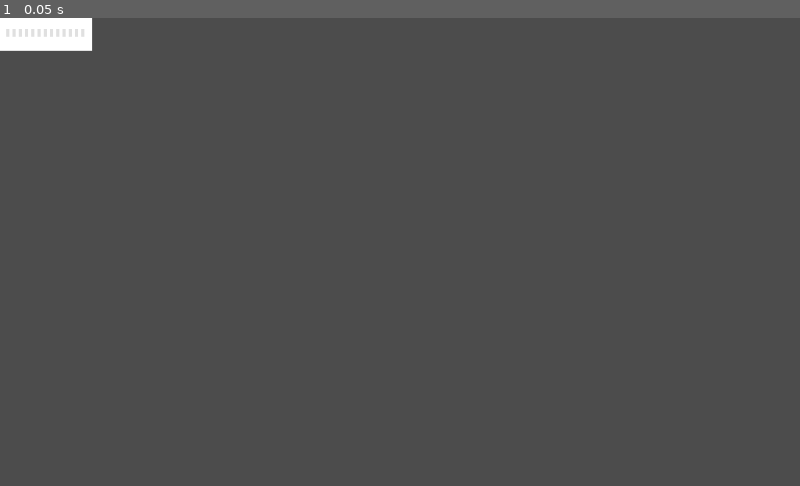
Above: before the commit, frame 1.
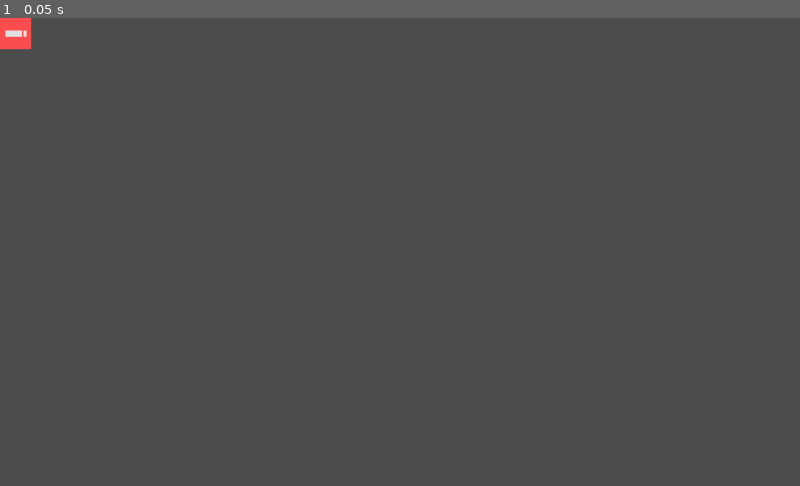
Above: after the commit, the same moment.

Repository: vmjcv/godot_game
Game: Godot game, scene res://scene/long_click_button.tscn
The game is run twice, just before and just after one commit, with the same random seed, the same clock (stepped at 60 frames per second) and the same inputs. The project has no main scene, so this scene is started directly.
Inputs:
- Up to frame 1 (0.05 s): no input

The runs differ from the first frame. In frame 1, 0.8% of the frame differs, in the area x 0-12%, y 0-8%.

Commit message:
add

Diff:
--- a/button_demo/game/main.tscn
+++ /dev/null
@@ -1,22 +0,0 @@
-[gd_scene load_steps=2 format=2]
-
-[ext_resource path="res://root.gd" type="Script" id=1]
-
-[node name="root" type="Node2D"]
-script = ExtResource( 1 )
-
-[node name="info" type="Label" parent="."]
-margin_right = 40.0
-margin_bottom = 14.0
-__meta__ = {
-"_edit_use_anchors_": false
-}
-
-[node name="name" type="Label" parent="."]
-margin_left = 0.550598
-margin_top = 13.2929
-margin_right = 40.5506
-margin_bottom = 27.2929
-__meta__ = {
-"_edit_use_anchors_": false
-}
--- a/button_demo/game/scene/long_click_button.tscn
+++ b/button_demo/game/scene/long_click_button.tscn
@@ -1,11 +1,21 @@
-[gd_scene load_steps=2 format=2]
+[gd_scene load_steps=3 format=2]
 
 [ext_resource path="res://script/long_click_button.gd" type="Script" id=1]
+
+[sub_resource type="StyleBoxFlat" id=1]
+bg_color = Color( 0.980392, 0.301961, 0.301961, 1 )
 
 [node name="TextureButton" type="Button"]
 margin_right = 40.0
 margin_bottom = 40.0
-text = "1111111111111"
+rect_clip_content = true
+custom_styles/hover = SubResource( 1 )
+custom_styles/pressed = SubResource( 1 )
+custom_styles/focus = SubResource( 1 )
+custom_styles/disabled = SubResource( 1 )
+custom_styles/normal = SubResource( 1 )
+text = "over"
+expand_icon = true
 script = ExtResource( 1 )
 __meta__ = {
 "_edit_use_anchors_": false
--- a/button_demo/game/script/long_click_button.gd
+++ b/button_demo/game/script/long_click_button.gd
@@ -1,9 +1,8 @@
 extends Button
 class_name LongClickButton
 const CANVA_MATERIAL_SCENE = preload("res://shader/long_click_button.tres")
-
+const  pow_16_value = pow(2, 16)
 export (float, 0.1, 50.0, 0.1) var click_duration_threshold = 25.0
-
 onready var canva_material = CANVA_MATERIAL_SCENE.duplicate(true)
 
 signal long_pressed()
@@ -12,6 +11,8 @@
 var __signal_sent = false
 var __current_duration = 0
 var __button_pressed = false
+
+
 
 func _init():
 	set_process(true)
@@ -31,7 +32,7 @@
 		if __signal_sent:
 			emit_signal("long_released")
 		__signal_sent = false
-		__current_duration = lerp(__current_duration, 0, 0.05)
+		__current_duration = lerp(__current_duration, 0.0, 0.05)
 		_update_button()
 
 func _gui_input(event):
@@ -53,11 +54,7 @@
 		return min_value
 	if value>=max_value:
 		return max_value
-	var cur_value = value
-	var cur_nearest_po2 = nearest_po2(int(floor(1.0/cur_value)))
-	if value > 1.0/cur_nearest_po2:
-		cur_nearest_po2 = cur_nearest_po2/2
-	return 1.0/cur_nearest_po2
+	return ceil(value*pow_16_value)/pow_16_value
 
 func _update_button():
 	if abs(__current_duration - click_duration_threshold) < 1.0 and not __signal_sent:
